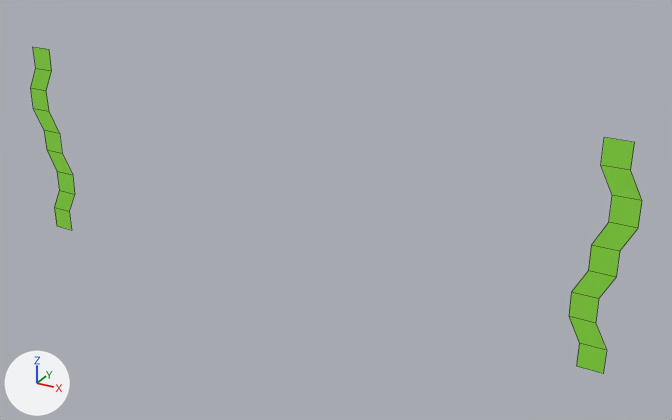
What one commit did to the FBX model Assets/Models/seaweed.fbx.
One viewpoint serves both versions: a 50 mm camera at (0.377, -0.594, 0.35) aimed at (0.037, 0.023, 0.042). Lighting does not change. The marker at lower left points along +X, +Y and +Z. Mesh edges are drawn as thin lines. Where no turn or scale is listed for an object, it has been applied to the vertices. Vertices at the same position are counted once.

In view in the first picture: 'seaweed'.
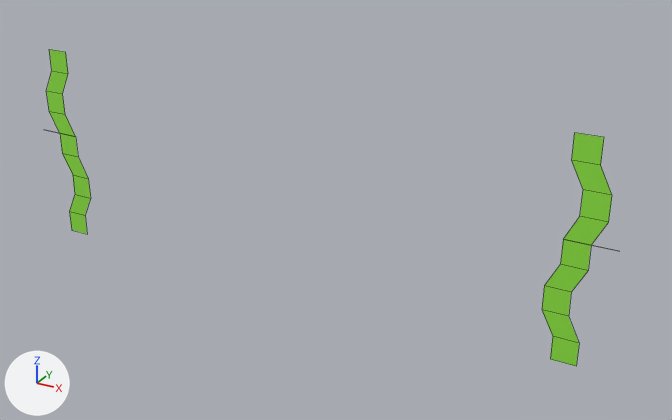
Location of each change, (x1, y1, x2, y2) in pixels of the pictures (672 x 420 px; the box of a moved part takes in the faces that stretch with it):
'seaweed', reshaped (7% narrower)
    before: (31, 47, 642, 373)
    after: (46, 49, 612, 366)
part 1 of me_plane_012, moved or reshaped
    before: (569, 137, 642, 373)
    after: (542, 133, 612, 366)
part 2 of me_plane_012, moved or reshaped
    before: (31, 47, 75, 230)
    after: (46, 49, 91, 234)

Patch to the scene script:
```diff
--- a/Assets/Models/seaweed.fbx.py
+++ b/Assets/Models/seaweed.fbx.py
@@ me_plane_012 @@
 # used by ob_seaweed; location = (-0.0006, 0.0087, 0.0751)
-me_plane_012.from_pydata(...)  # 40 vertices, 18 faces; spans x -0.28..0.28, y 0.0, z -0.11..0.07
+me_plane_012.from_pydata(...)  # 44 vertices, 20 faces; spans x -0.27..0.27, y 0.0, z -0.11..0.07
+# me_plane_012 part 1
+# 2 vertices are removed from x 0.27..0.28, y 0.0, z -0.03..0.01
+# 9 faces are deleted
+# 7 vertices in x 0.26..0.28, y 0.0, z -0.11..0.07 move by (-0.04, 0.0, 0.0)
+# 4 vertices are added at (0.23, 0.0, -0.01), (0.24, 0.0, 0.01), (0.25, 0.0, -0.01), (0.23, 0.0, -0.03)
+# 10 new faces join them
+# me_plane_012 part 2
+# 2 vertices are removed from x -0.28..-0.27, y 0.0, z -0.03..0.01
+# 9 faces are deleted
+# 7 vertices in x -0.28..-0.26, y 0.0, z -0.11..0.07 move by (0.04, 0.0, 0.0)
+# 4 vertices are added at (-0.23, 0.0, -0.01), (-0.24, 0.0, 0.01), (-0.25, 0.0, -0.01), (-0.23, 0.0, -0.03)
+# 10 new faces join them
 me_plane_012.materials.append(mat_seaweed)
```
